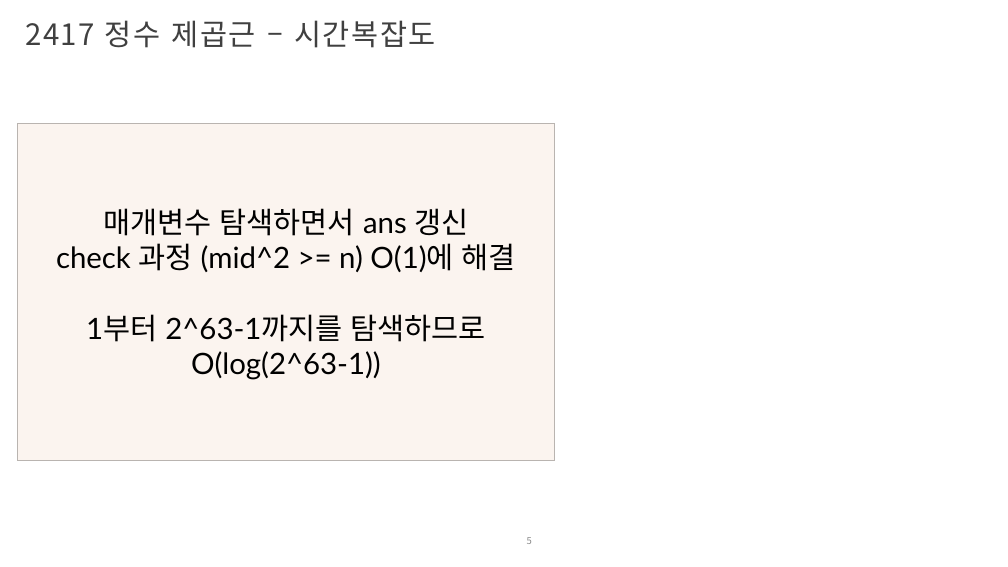
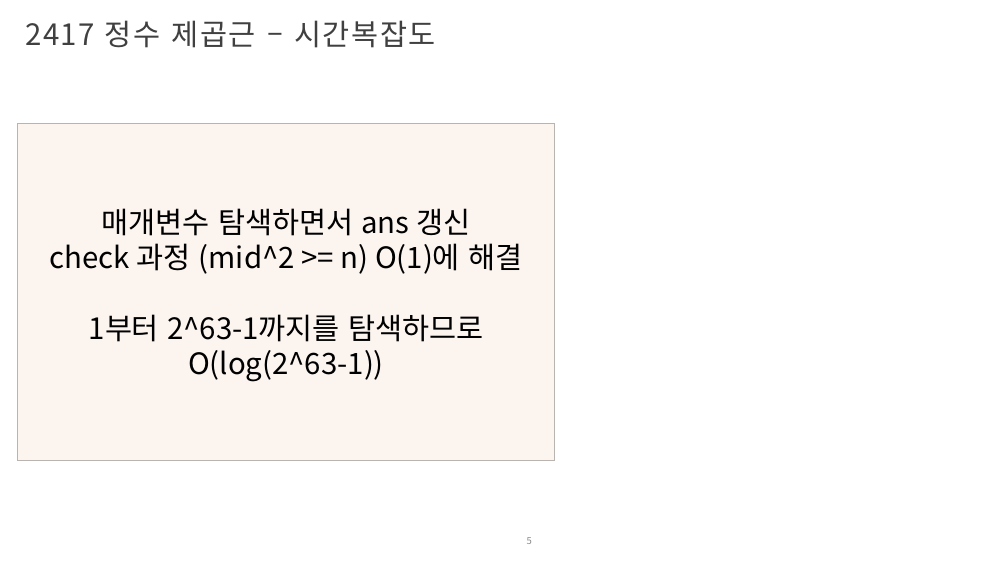
Before and after one commit to Iron-Hee/AlgorithmStudy, a slide deck: slide 5 of 이분 탐색_매개변수 탐색_발표자료.pptx. Drawn at 1008x567 pixels with LibreOffice and Linux fonts; fonts in the diff are those of the drawing; background and template pictures are left out. Boxes give left, top, right and bottom in pixels: in the first picture for what was removed or moved away, otherwise in the second. Text is boxed around its words. In the diff, an @@ line names an element or a change of style, - is before the commit and + after.

```diff
--- a/이분 탐색_매개변수 탐색_발표자료.pptx
+++ b/이분 탐색_매개변수 탐색_발표자료.pptx
@@ rectangle "매개변수 탐색하면서 ans 갱신" at [17,123,554,461]: font Lato to Noto Sans CJK KR @@
```
Also in this commit, not shown: 5 other slides changed, 2 other files.
